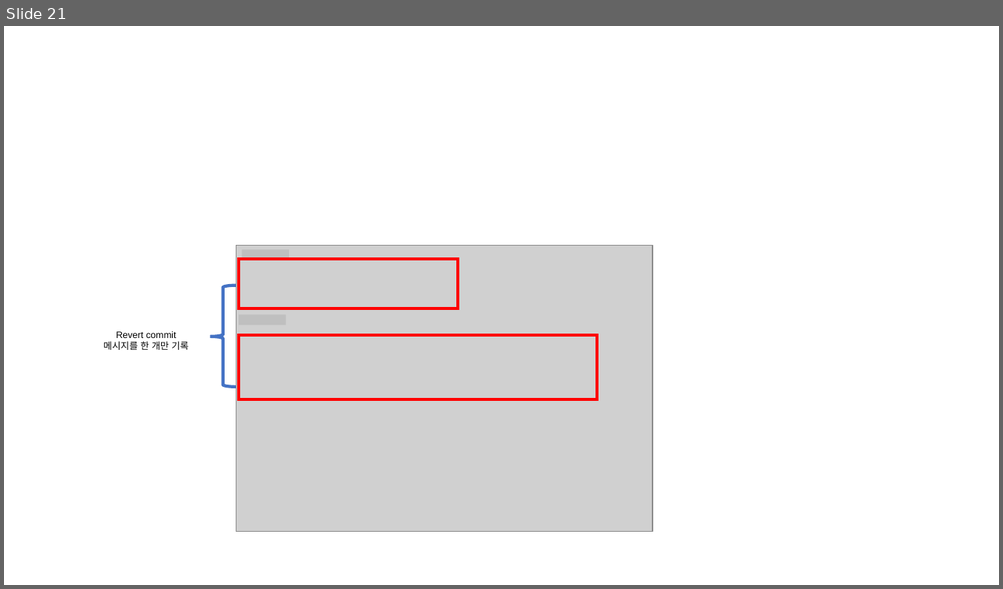
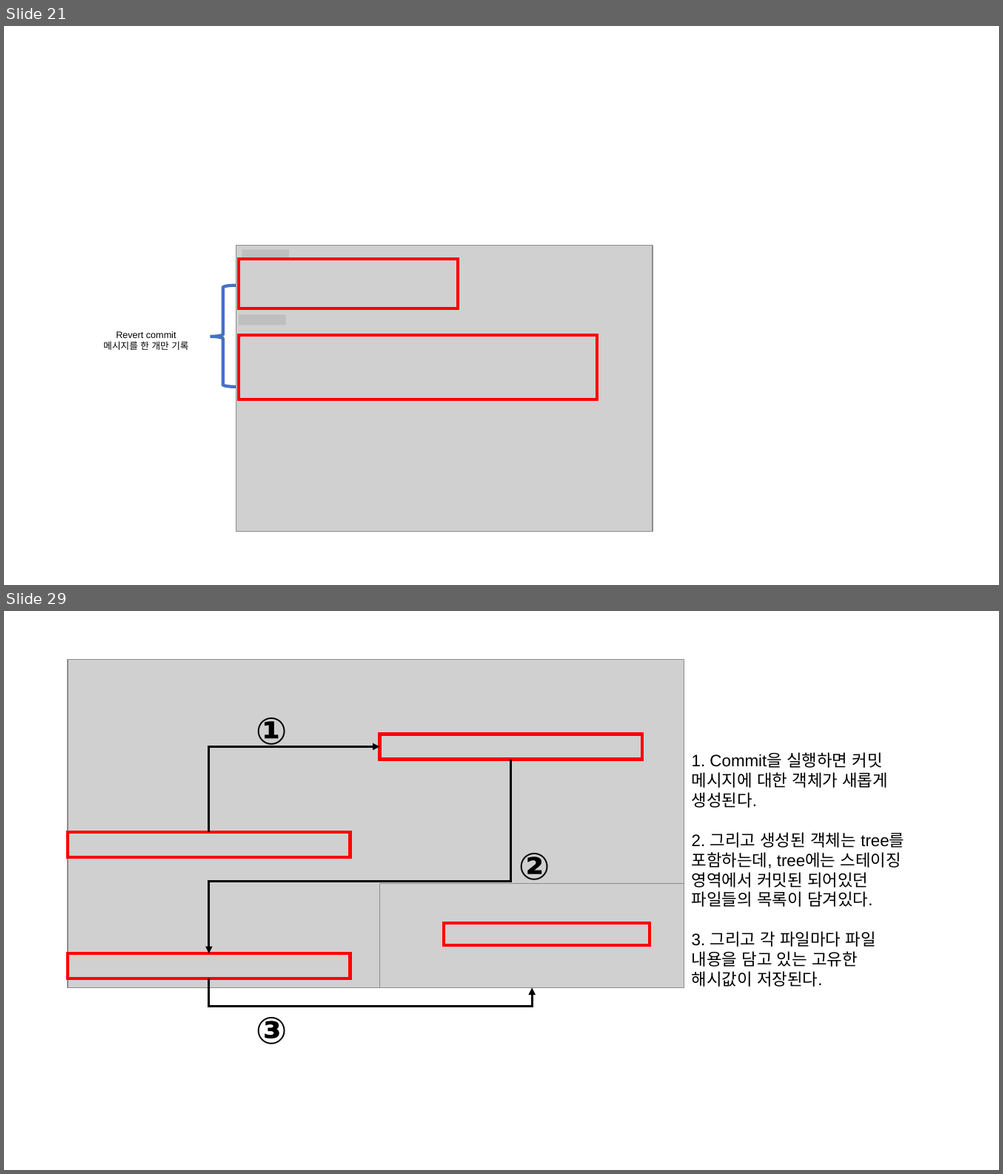
Before and after one commit to Han-Joon-Hyeok/TIL, a slide deck: Git/images/images.pptx. Shown one above the other, each under a label of ours: slide 21 before the commit, slides 21 and 29 after it; the slides between them are not shown. The pictures are 1003x589 and 1003x1174 pixels, drawn with LibreOffice and Linux fonts; fonts in the diff are those of the drawing; grey boxes stand for pictures. Boxes give left, top, right and bottom in pixels: in the first picture for what was removed or moved away, otherwise in the second. Text is boxed around its words. In the diff, an @@ line names an element or a change of style, - is before the commit and + after.

Commit message:
Docs : git의 원리 내용 정리 추가

```diff
--- a/Git/images/images.pptx
+++ b/Git/images/images.pptx
@@ slide 29 added at [4, 611, 999, 1170], background #FFFFFF @@
@@ picture added at [68, 660, 684, 988] @@
@@ text added at [256, 718, 287, 748], 36 pt, text #000000, bold @@
+①
@@ rectangle added at [379, 734, 642, 760], outline #FF0000 3 pt @@
@@ elbow arrow added from (209, 832) to (379, 747), #000000 2.25 pt @@
@@ elbow arrow added from (511, 760) to (209, 954), #000000 2.25 pt @@
@@ text added at [691, 752, 904, 987], 16 pt, text #000000 @@
+1. Commit을 실행하면 커밋 메시지에 대한 객체가 새롭게 생성된다.
+2. 그리고 생성된 객체는 tree를 포함하는데, tree에는 스테이징 영역에서 커밋된 되어있던 파일들의 목록이 담겨있다.
+3. 그리고 각 파일마다 파일 내용을 담고 있는 고유한 해시값이 저장된다.
@@ rectangle added at [68, 832, 350, 857], outline #FF0000 3 pt @@
@@ text added at [518, 853, 550, 884], 36 pt, text #000000, bold @@
+②
@@ picture added at [379, 884, 684, 988] @@
@@ rectangle added at [444, 923, 649, 946], outline #FF0000 3 pt @@
@@ rectangle added at [68, 954, 350, 979], outline #FF0000 3 pt @@
@@ elbow arrow added from (209, 979) to (532, 988), #000000 2.25 pt @@
@@ text added at [256, 1017, 287, 1045], 36 pt, text #000000, bold @@
+③
```
Also in this commit, not shown: 9 other slides added, 14 other files.
